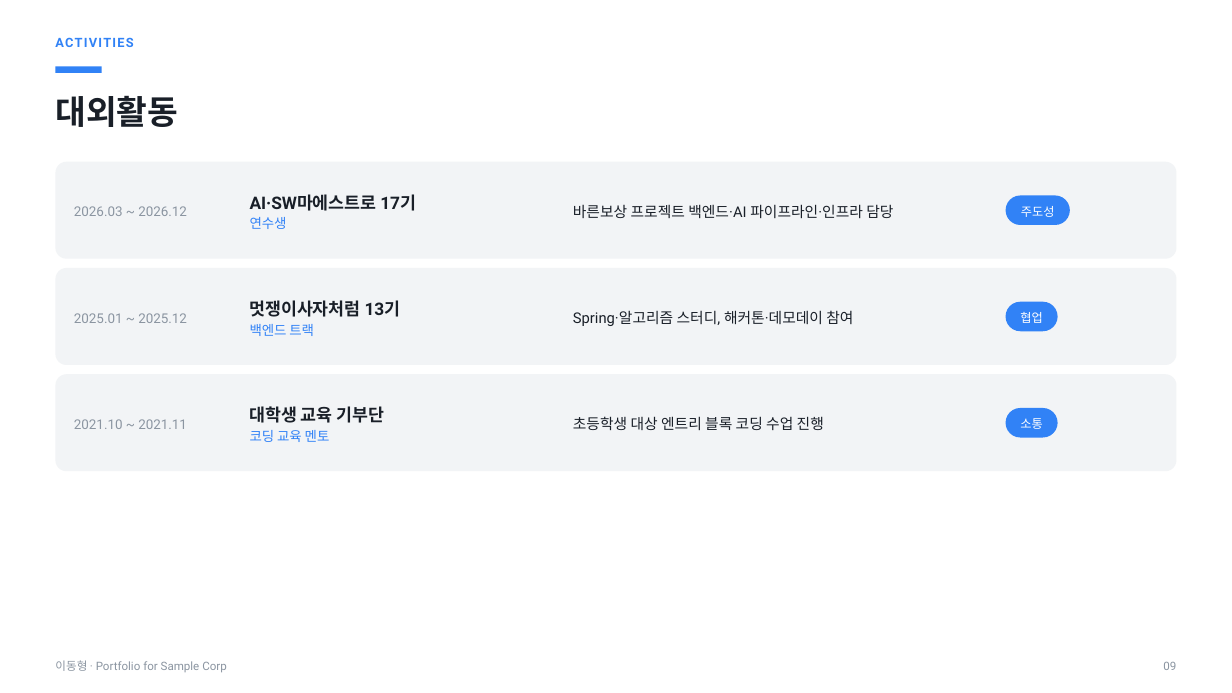
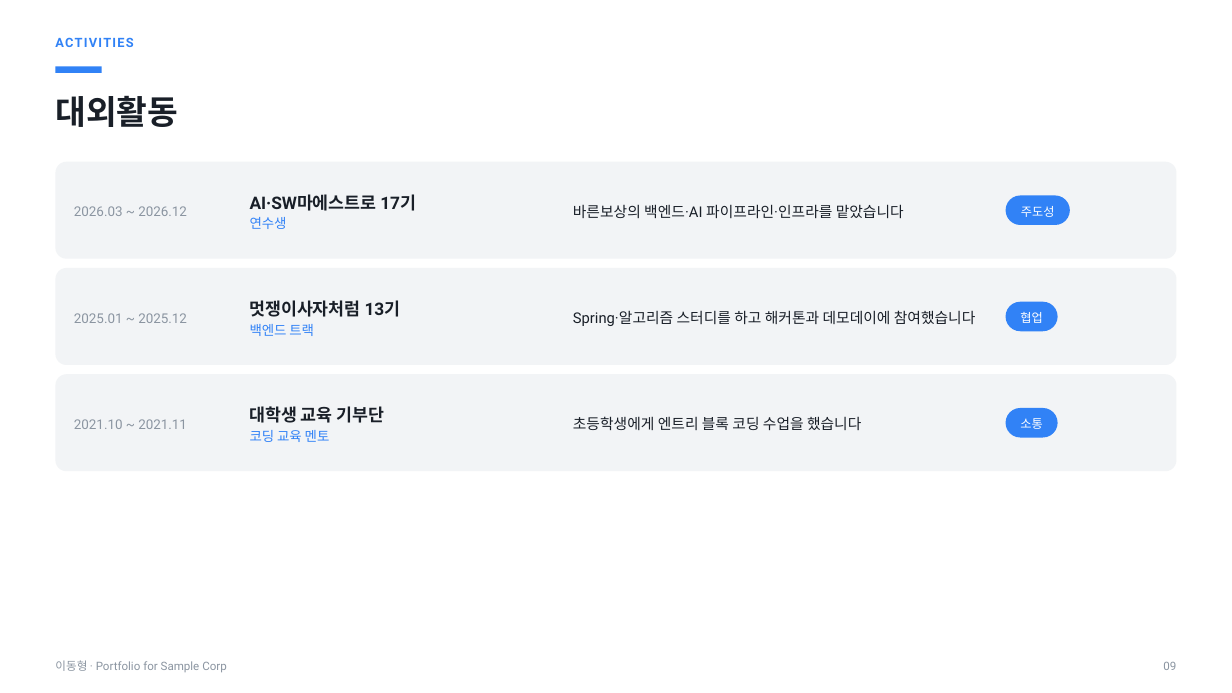
Before and after one commit to donghoong2/company-portfolio, a slide deck: slide 9 of output/_sample_portfolio.pptx. Drawn at 1232x693 pixels with LibreOffice and Linux fonts; fonts in the diff are those of the drawing. Boxes give left, top, right and bottom in pixels: in the first picture for what was removed or moved away, otherwise in the second. Text is boxed around its words. In the diff, an @@ line names an element or a change of style, - is before the commit and + after.

```diff
--- a/output/_sample_portfolio.pptx
+++ b/output/_sample_portfolio.pptx
@@ text at (573, 204, 904, 218): text changed @@
-바른보상 프로젝트 백엔드·AI 파이프라인·인프라 담당
+바른보상의 백엔드·AI 파이프라인·인프라를 맡았습니다
@@ text at (573, 310, 976, 326): text changed @@
-Spring·알고리즘 스터디, 해커톤·데모데이 참여
+Spring·알고리즘 스터디를 하고 해커톤과 데모데이에 참여했습니다
@@ text at (573, 416, 861, 430): text changed @@
-초등학생 대상 엔트리 블록 코딩 수업 진행
+초등학생에게 엔트리 블록 코딩 수업을 했습니다
```
Also in this commit, not shown: 6 other slides changed, 15 other files.
